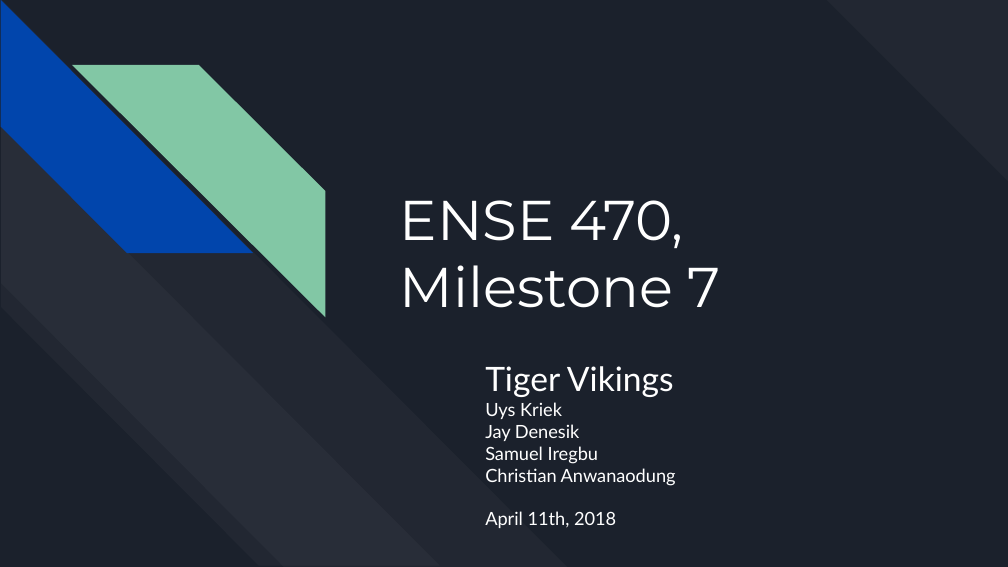
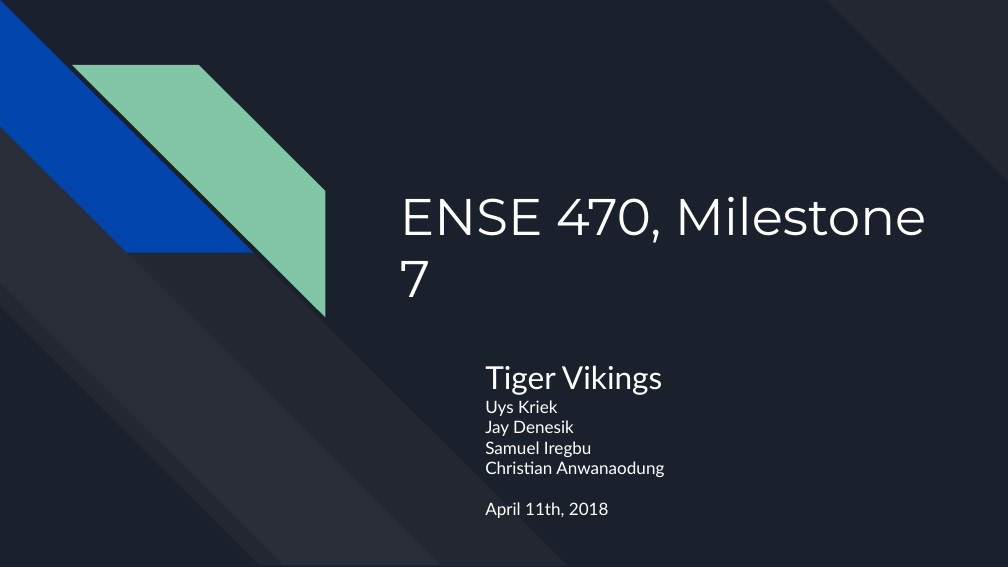
Before and after one commit to jaywmdenesik/ENSE-470-Group-Project, a slide deck: slide 1 of Milestone 7/ENSE 470, Milestone 7.pptx. Drawn at 1008x567 pixels with LibreOffice and Linux fonts; fonts in the diff are those of the drawing. Boxes give left, top, right and bottom in pixels: in the first picture for what was removed or moved away, otherwise in the second. Text is boxed around its words. In the diff, an @@ line names an element or a change of style, - is before the commit and + after.

```diff
--- a/Milestone 7/ENSE 470, Milestone 7.pptx
+++ b/Milestone 7/ENSE 470, Milestone 7.pptx
@@ diag stripe removed at bbox=[0, 1, 568, 566] @@
@@ freeform shape added at bbox=[0, 1, 568, 566], fill #FFFFFF at 3% opacity @@
@@ diag stripe removed at bbox=[1, 1, 255, 254] @@
@@ freeform shape added at bbox=[1, 1, 255, 254], fill #0145AC @@
@@ diag stripe removed at bbox=[0, 126, 440, 564] @@
@@ freeform shape added at bbox=[1, 125, 441, 565], fill #FFFFFF at 3% opacity @@
@@ title "ENSE 470, Milestone 7" at bbox=[400, 196, 926, 297]: size 40 to 36.8 pt @@
@@ subtitle "Tiger Vikings" at bbox=[485, 365, 664, 518]: size 24 to 22.6 pt in "Tiger Vikings"; size 13 to 12.2 pt in "Uys Kriek", "Jay Denesik", "Samuel Iregbu", "Christian Anwanaodung" and 1 more places @@
```
Also in this commit, not shown: 16 other slides changed, 1 slide added.
